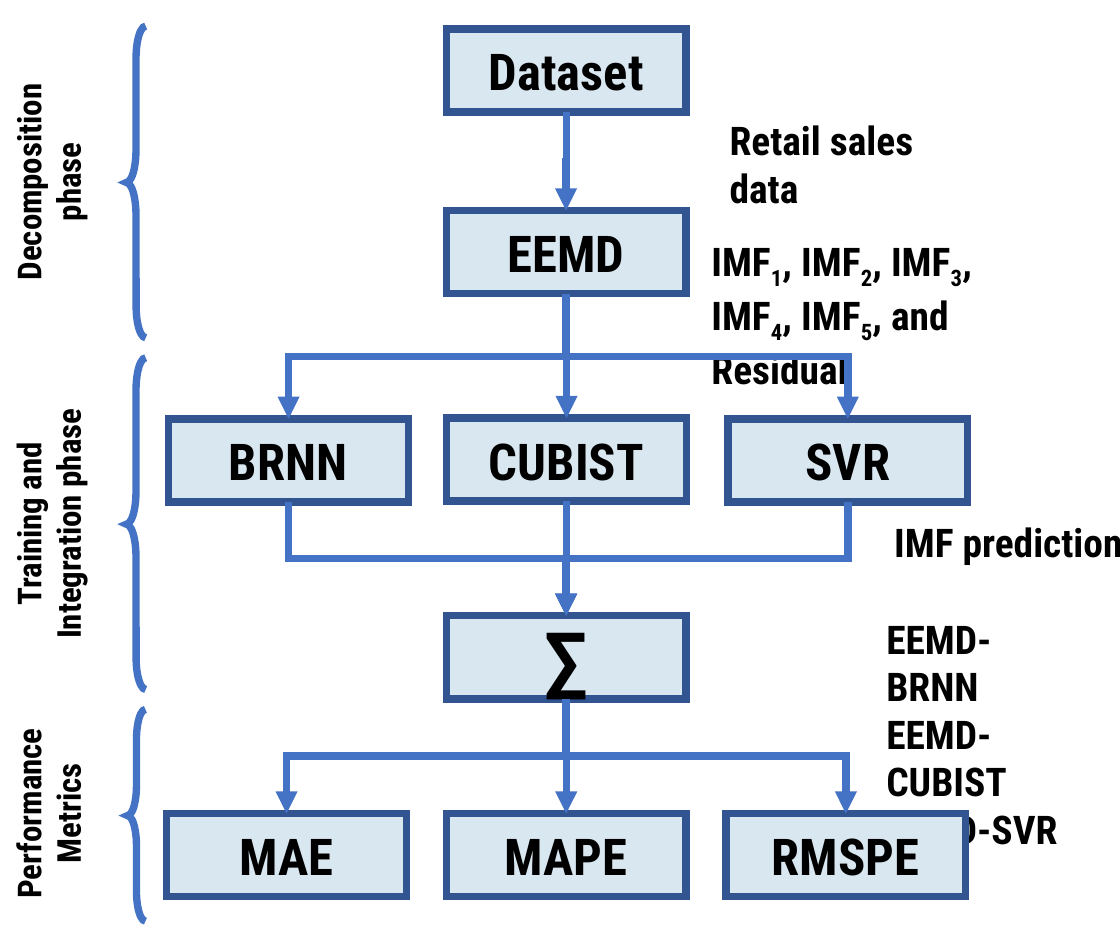
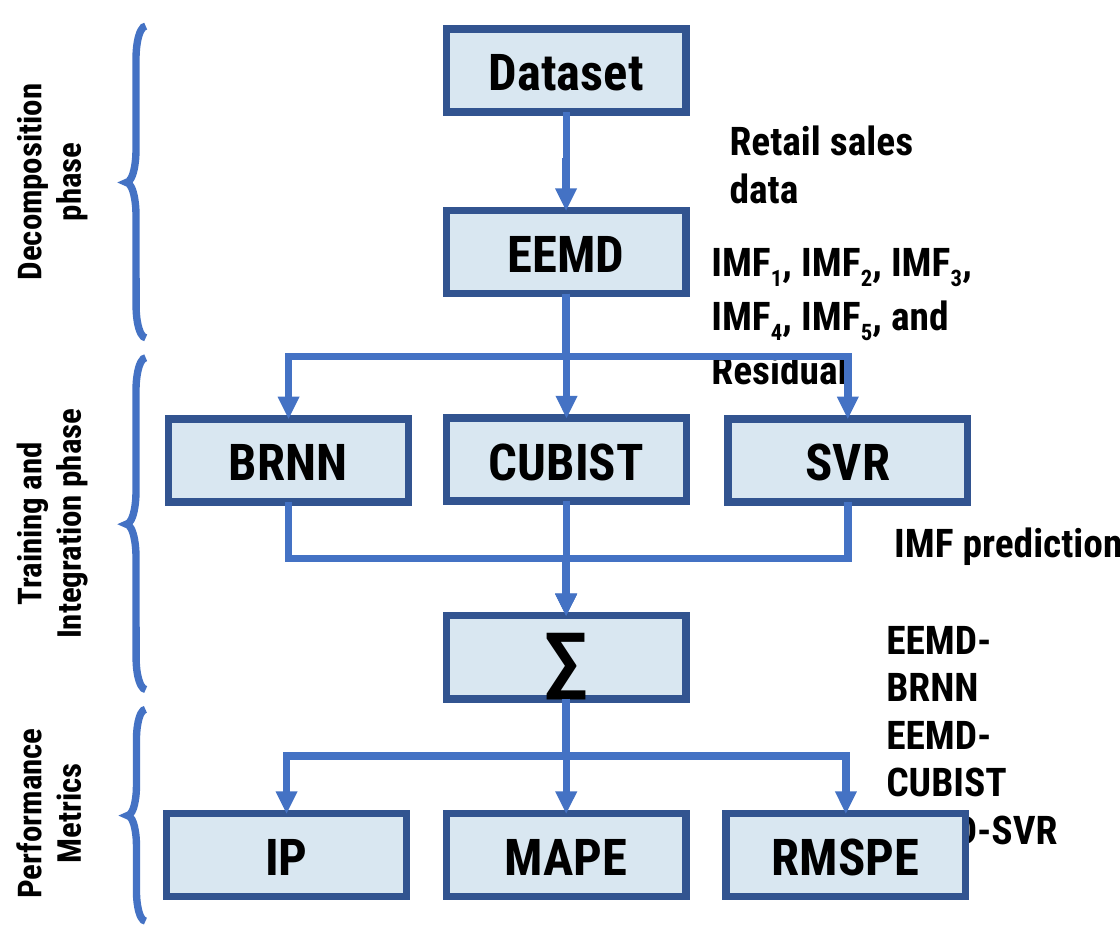
Before and after one commit to ramongss/2021-CBIC-RossmannSales, a slide deck: slide 1 of Codes/diagram.pptx. Drawn at 1120x934 pixels with LibreOffice and Linux fonts; fonts in the diff are those of the drawing. Boxes give left, top, right and bottom in pixels: in the first picture for what was removed or moved away, otherwise in the second. Text is boxed around its words. In the diff, an @@ line names an element or a change of style, - is before the commit and + after.

```diff
--- a/Codes/diagram.pptx
+++ b/Codes/diagram.pptx
@@ text in rectangle at [265, 839, 307, 875]: text changed @@
-MAE
+IP
```
Also in this commit, not shown: 8 other files.
